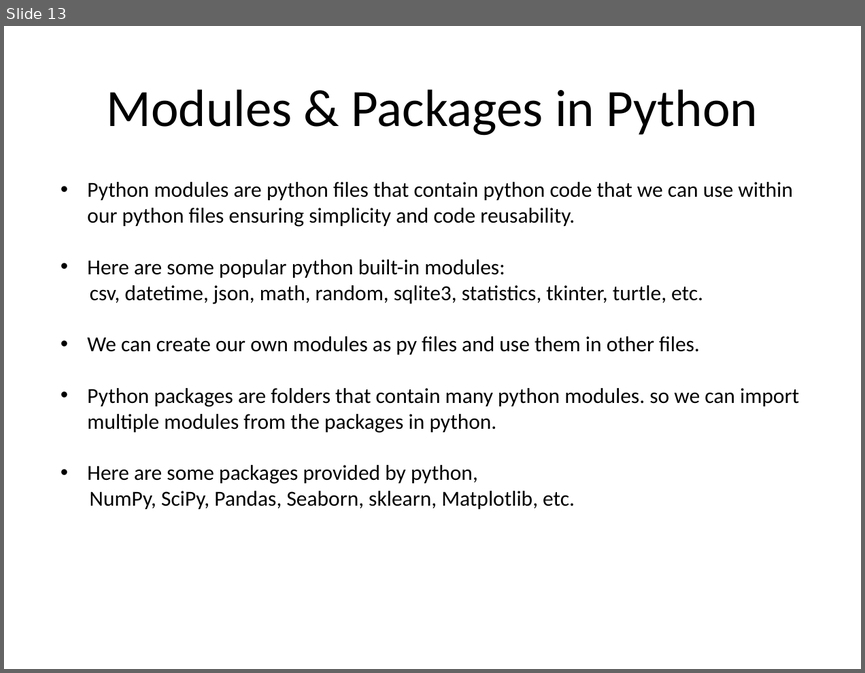
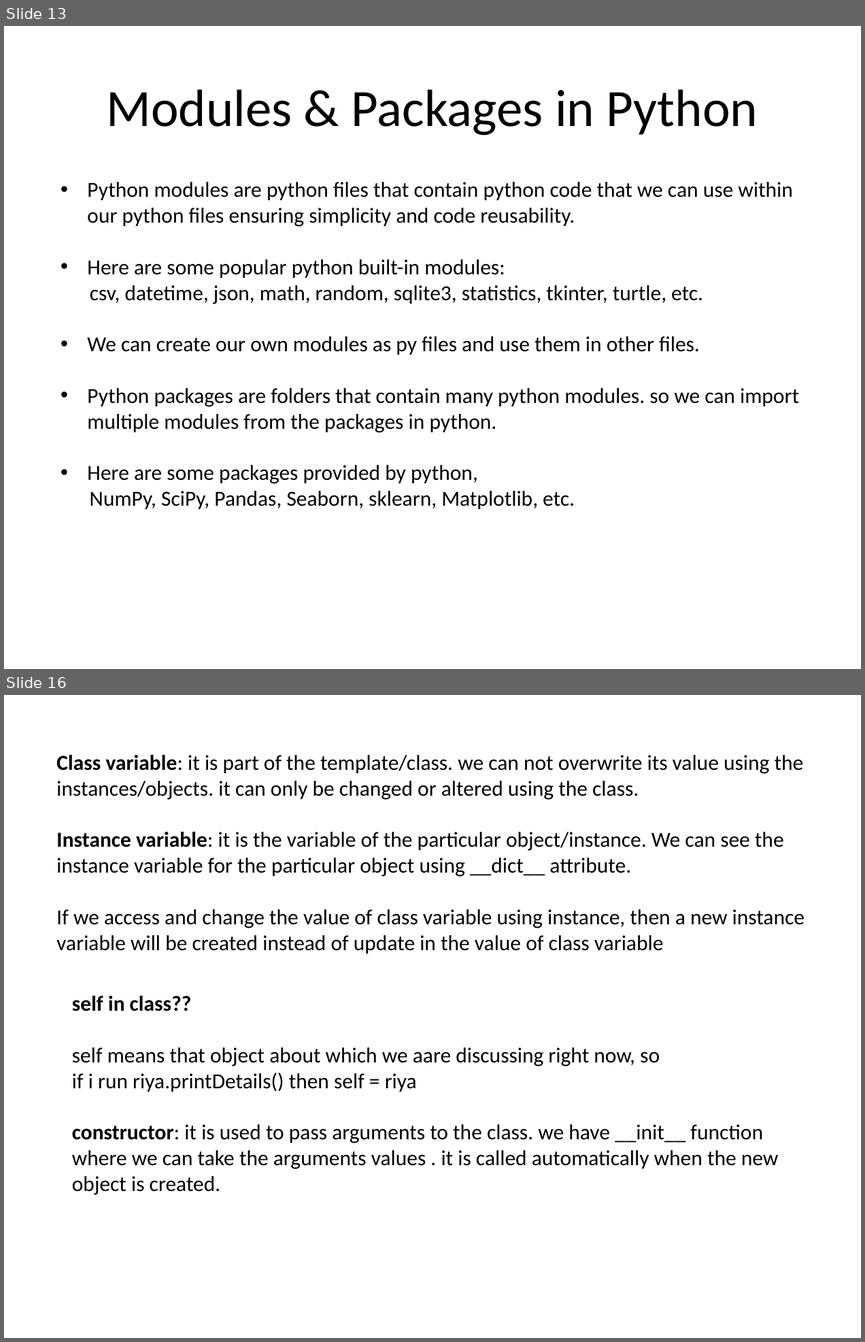
Before and after one commit to RiyaMittal/pythonSessions, a slide deck: Python Language.pptx. Shown one above the other, each under a label of ours: slide 13 before the commit, slides 13 and 16 after it; the slides between them are not shown. The pictures are 865x673 and 865x1342 pixels, drawn with LibreOffice and Linux fonts; fonts in the diff are those of the drawing. Boxes give left, top, right and bottom in pixels: in the first picture for what was removed or moved away, otherwise in the second. Text is boxed around its words. In the diff, an @@ line names an element or a change of style, - is before the commit and + after.

```diff
--- a/Python Language.pptx
+++ b/Python Language.pptx
@@ slide 16 added at bbox=[4, 695, 861, 1338], background #FFFFFF @@
@@ text added at bbox=[56, 755, 804, 953], 18 pt, text #000000 @@
+Class variable: it is part of the template/class. we can not overwrite its value using the instances/objects. it can only be changed or altered using the class.
+Instance variable: it is the variable of the particular object/instance. We can see the instance variable for the particular object using __dict__ attribute.
+If we access and change the value of class variable using instance, then a new instance variable will be created instead of update in the value of class variable
@@ text added at bbox=[72, 996, 779, 1195], 18 pt, text #000000 @@
+self in class??
+self means that object about which we aare discussing right now, so
+if i run riya.printDetails() then self = riya
+constructor: it is used to pass arguments to the class. we have __init__ function where we can take the arguments values . it is called automatically when the new object is created.
```
Also in this commit, not shown: 5 other slides added, 13 other files.
